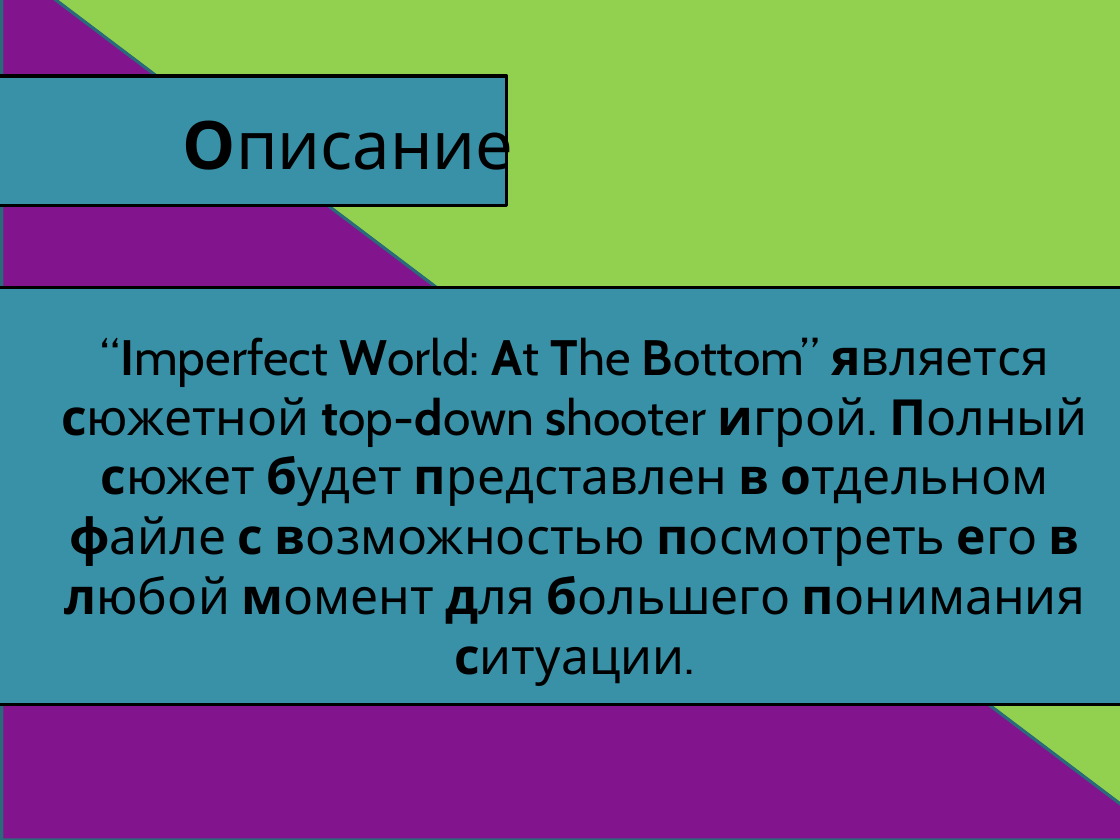
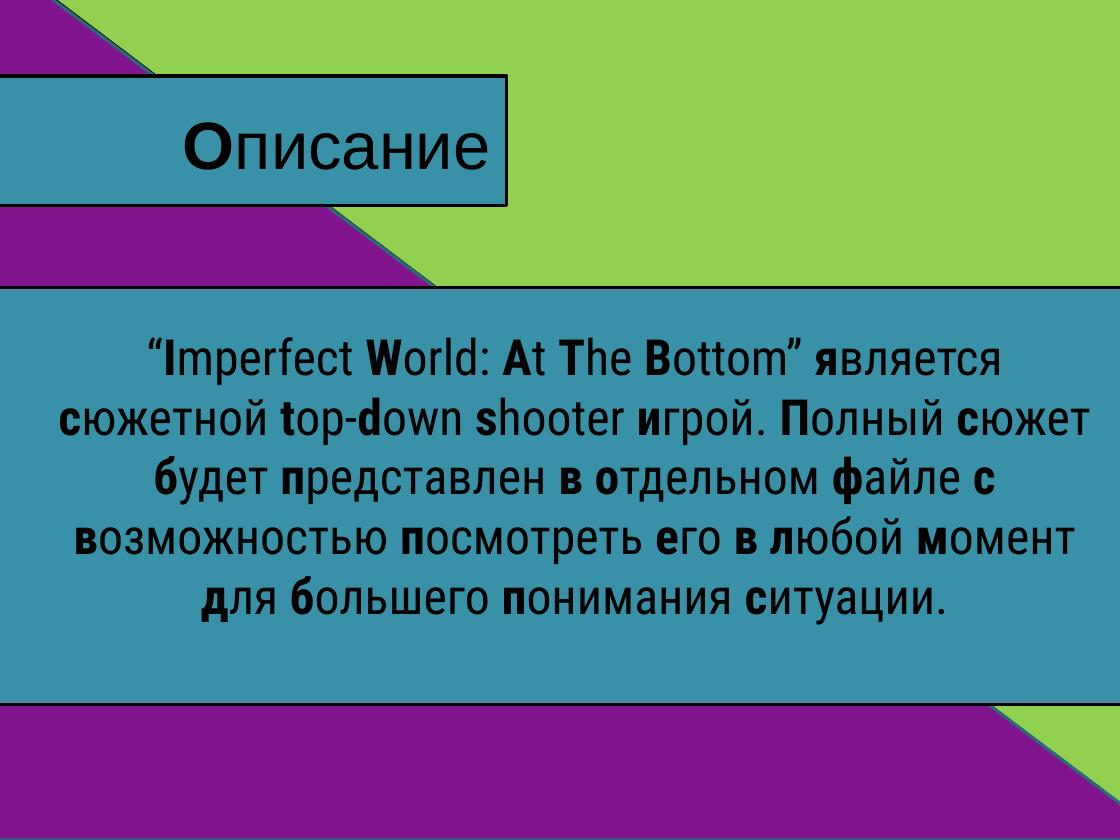
Before and after one commit to Sonhi-creator/IMperfect-World, a slide deck: slide 2 of Pygame проект/Data/IMperfect World.pptx. Drawn at 1120x840 pixels with LibreOffice and Linux fonts; fonts in the diff are those of the drawing; background and template pictures are left out. Boxes give left, top, right and bottom in pixels: in the first picture for what was removed or moved away, otherwise in the second. Text is boxed around its words. In the diff, an @@ line names an element or a change of style, - is before the commit and + after.

Commit message:
Mini update
Some game world info in docx file added

```diff
--- a/Pygame проект/Data/IMperfect World.pptx
+++ b/Pygame проект/Data/IMperfect World.pptx
@@ title "Описание" at (183,122,491,170): font Cabin to Arial @@
@@ text "“Imperfect World: At The Bottom” ..." at (58,337,1090,625): font Cabin to Roboto Condensed @@
```
Also in this commit, not shown: 4 other slides changed, 1 other file.
